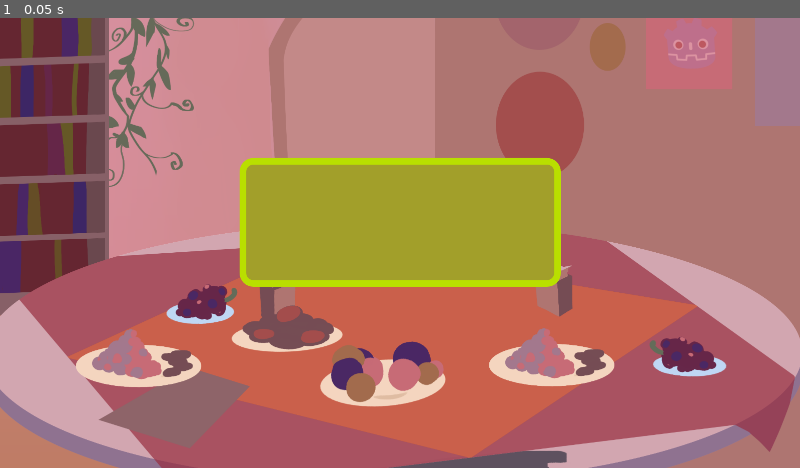
Above: before the commit, frame 1.
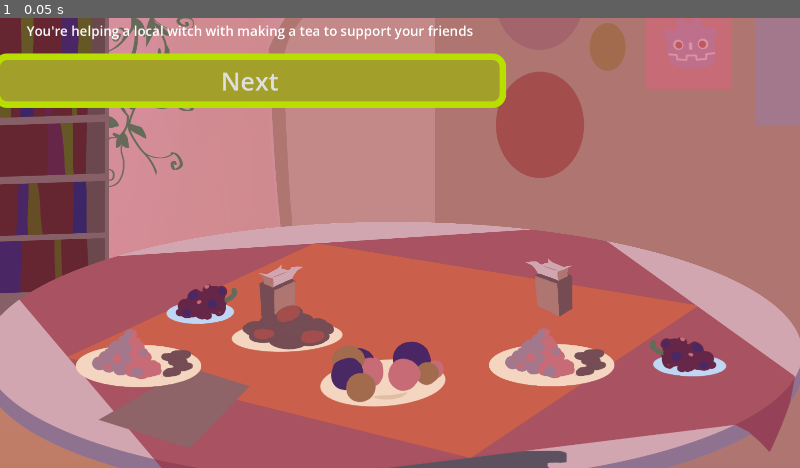
Above: after the commit, the same moment.

Repository: milana-94888u/tea-party
Game: Godot game, scene res://src/scenes/learning/empty_main.tscn
Two runs of this game, one before a commit and one after it. Both use one fixed random seed, a clock stepped at 60 frames per second and the inputs below. This scene is started directly instead of the project's main scene.
Inputs:
- Up to frame 1 (0.05 s): no input

The runs differ from the first frame. In frame 1, 20% of the frame differs, in the area x 0-71%, y 1-60%.

Commit message:
fix red tea description

Diff:
--- a/resources/tea_varieties/base/red_tea.tres
+++ b/resources/tea_varieties/base/red_tea.tres
@@ -9,7 +9,7 @@
 [resource]
 script = ExtResource("1_77wtp")
 name = "Red Tea"
-description = "Bitter type of tea. Doesn’t have the same influence as black tea, you can drink this as much"
+description = " Bitter type of tea. Doesn’t have the same influence as black tea, you can drink this as much as you want."
 effect = 4
 ingredient_type = 0
 ingredient_sprite = ExtResource("1_k0nu4")
--- a/src/scenes/learning/empty_main.gd
+++ b/src/scenes/learning/empty_main.gd
@@ -1,8 +1,17 @@
 extends Control
 
 
+@onready var learning_label := %LearningLabel as Label
+@onready var next_button := %NextButton as Button
+
+
+@export var info: Array[String]
+var current_info := 0
+
+
 func _ready() -> void:
-	pass
+	current_info = 0
+	learning_label.text = info[0]
 
 
 func choose_tea() -> Tea:
@@ -14,3 +23,16 @@
 	shelves.queue_free()
 	show()
 	return tea
+
+
+func make_tea() -> void:
+	pass
+
+
+func _on_next_button_pressed() -> void:
+	current_info += 1
+	learning_label.text = info[current_info]
+	if current_info >= len(info) - 1:
+		next_button.text = "To making tea"
+		next_button.pressed.disconnect(_on_next_button_pressed)
+		next_button.pressed.connect(make_tea)
--- a/src/scenes/learning/empty_main.tscn
+++ b/src/scenes/learning/empty_main.tscn
@@ -12,6 +12,7 @@
 grow_horizontal = 2
 grow_vertical = 2
 script = ExtResource("1_v66so")
+info = Array[String](["You're helping a local witch with making a tea to support your friends"])
 
 [node name="Background" type="TextureRect" parent="."]
 z_index = -1
@@ -36,11 +37,18 @@
 expand_mode = 3
 metadata/_edit_lock_ = true
 
-[node name="Button" type="Button" parent="."]
+[node name="Invitation" type="VBoxContainer" parent="."]
 layout_mode = 0
-offset_left = 591.0
-offset_top = 344.0
-offset_right = 1330.0
-offset_bottom = 637.0
+offset_right = 40.0
+offset_bottom = 40.0
 
-[connection signal="pressed" from="Button" to="." method="_on_button_pressed"]
+[node name="LearningLabel" type="Label" parent="Invitation"]
+unique_name_in_owner = true
+layout_mode = 2
+
+[node name="NextButton" type="Button" parent="Invitation"]
+unique_name_in_owner = true
+layout_mode = 2
+text = "Next"
+
+[connection signal="pressed" from="Invitation/NextButton" to="." method="_on_next_button_pressed"]
Not shown, changed: assets/audio/collecting_ingredient1.ogg
Not shown, changed: assets/audio/collecting_ingredient2.ogg
Not shown, changed: assets/audio/drinking_tea.ogg
Not shown, changed: assets/audio/pouring_ingredients.ogg
Not shown, changed: assets/audio/tea_pour.ogg
